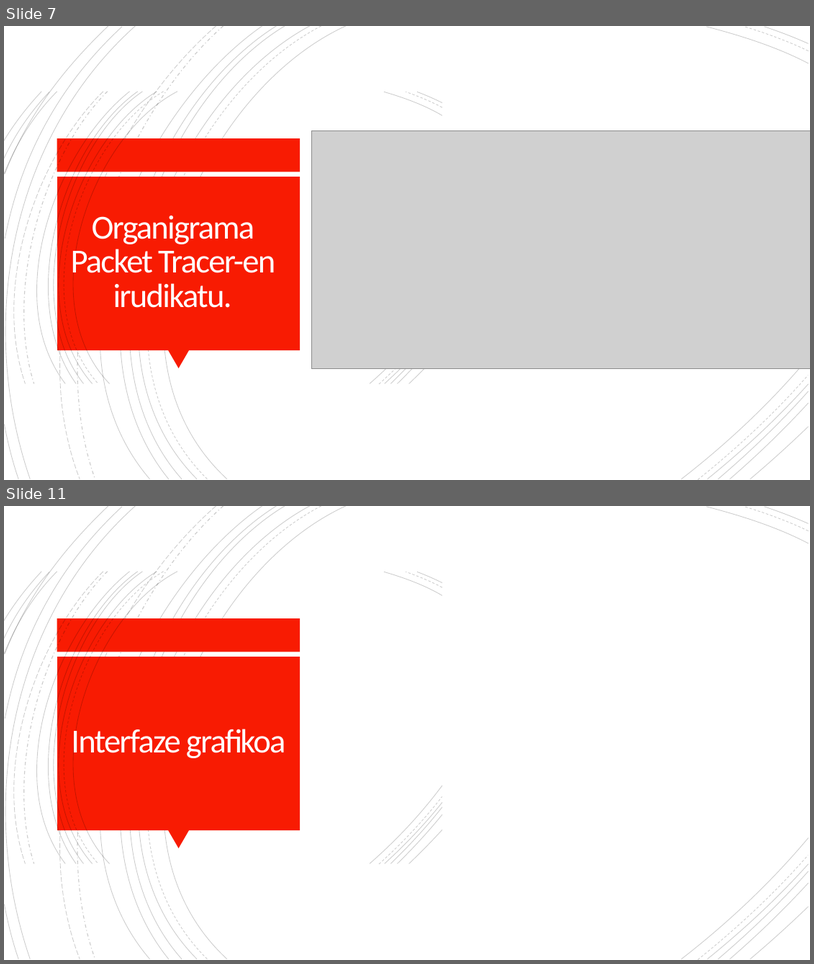
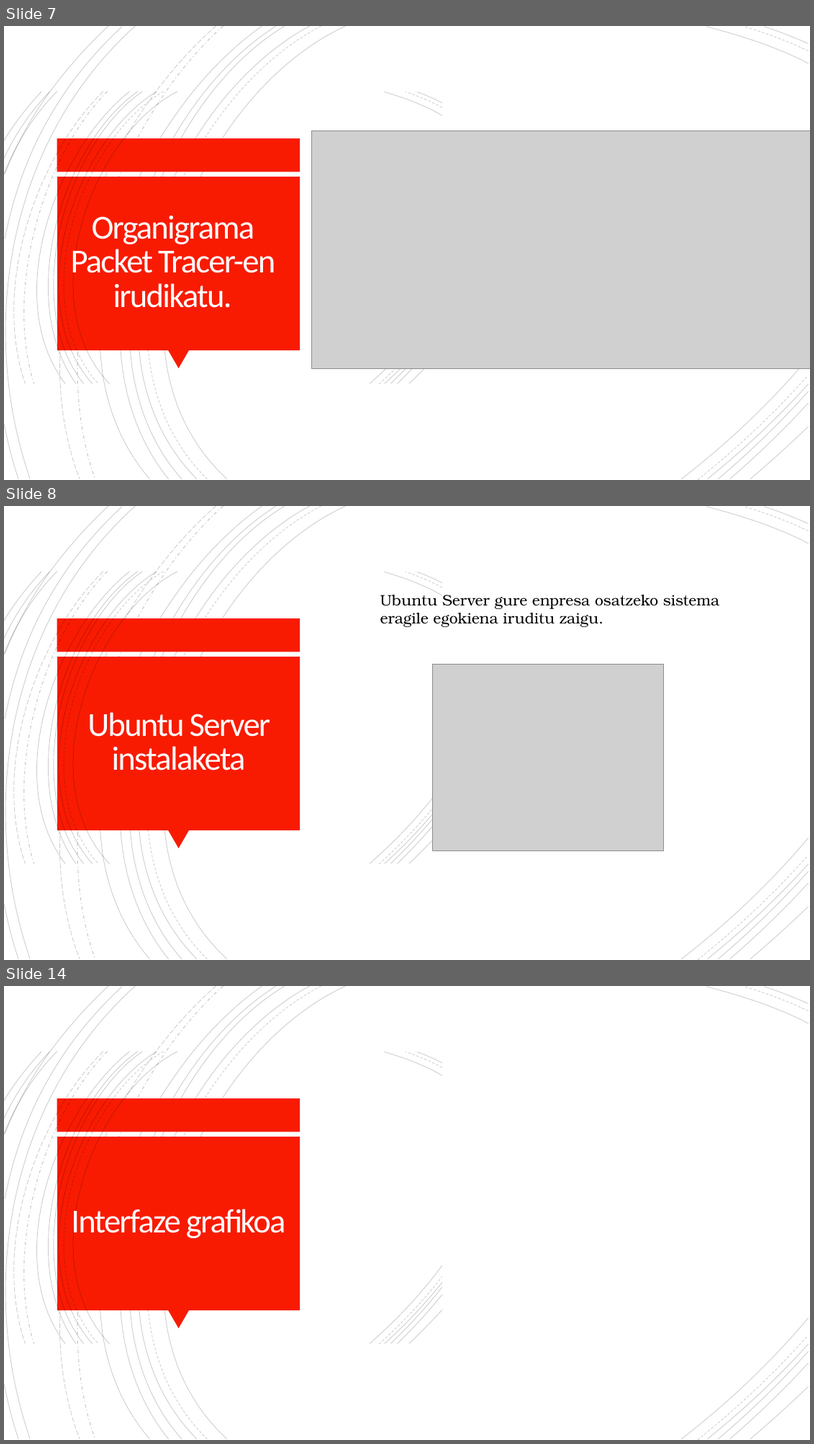
Before and after one commit to OceansForce/Erronka_5_Taldea, a slide deck: Aurkezpena/AurkezpenaTaldea5.pptx. Shown one above the other, each under a label of ours: slides 7 and 11 before the commit, slides 7, 8 and 14 after it; the slides between them are not shown. The pictures are 814x964 and 814x1444 pixels, drawn with LibreOffice and Linux fonts; fonts in the diff are those of the drawing; grey boxes stand for pictures; background and template pictures are left out. Boxes give left, top, right and bottom in pixels: in the first picture for what was removed or moved away, otherwise in the second. Text is boxed around its words. In the diff, an @@ line names an element or a change of style, - is before the commit and + after.

```diff
--- a/Aurkezpena/AurkezpenaTaldea5.pptx
+++ b/Aurkezpena/AurkezpenaTaldea5.pptx
@@ slide 8 added at box(4, 506, 810, 960), background #FFFFFF; not listed: 44 template elements that a slide beside it also shows @@
@@ text added at box(381, 591, 720, 627), 18 pt, text #000000 @@
+Ubuntu Server gure enpresa osatzeko sistema eragile egokiena iruditu zaigu.
@@ picture added at box(433, 664, 664, 851) @@
@@ title added at box(88, 712, 271, 770), 40 pt, text #FFFEFF @@
+Ubuntu Server instalaketa
@@ what was slide 11 is now slide 14 @@
```
Also in this commit, not shown: 3 slides changed, 3 other slides added, 3 slides removed, 5 other files.
